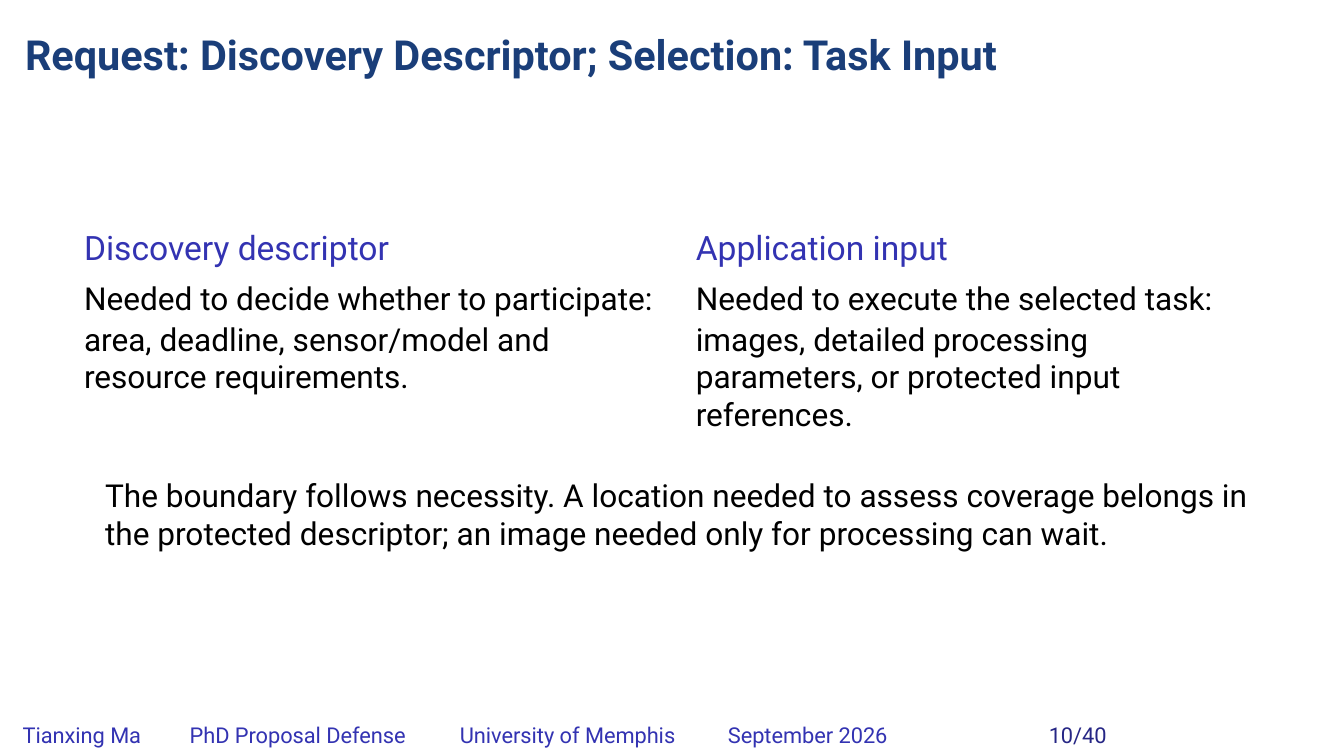
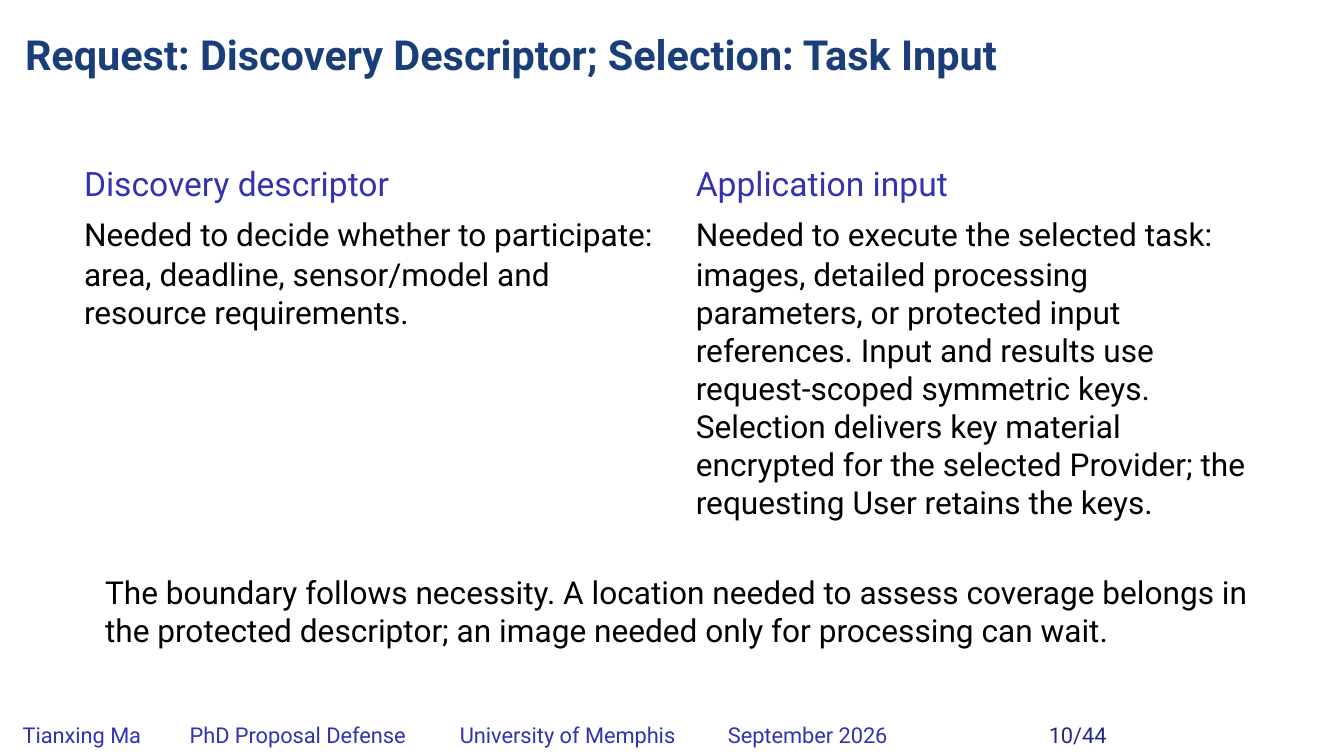
Before and after one commit to matianxing1992/NDN_Service_Framework, a slide deck: slide 10 of docs/PAPER/proposal-defense/slides/NDNSF_proposal_hybrid_editable.pptx. Drawn at 1344x756 pixels with LibreOffice and Linux fonts; fonts in the diff are those of the drawing; background and template pictures are left out. Boxes give left, top, right and bottom in pixels: in the first picture for what was removed or moved away, otherwise in the second. Text is boxed around its words. In the diff, an @@ line names an element or a change of style, - is before the commit and + after.

Commit message:
docs: align proposal authorization rationale with follow-up email

```diff
--- a/docs/PAPER/proposal-defense/slides/NDNSF_proposal_hybrid_editable.pptx
+++ b/docs/PAPER/proposal-defense/slides/NDNSF_proposal_hybrid_editable.pptx
@@ 5 texts: place and size @@
-5 texts at bbox=[84, 234, 1212, 395]
+5 texts at bbox=[84, 170, 1212, 331]
@@ text at bbox=[696, 262, 1245, 521]: text changed @@
-images, detailed processing parameters, or protected input references.
+images, detailed processing parameters, or protected input references. Input and results use request-scoped symmetric keys. Selection delivers key material encrypted for the selected Provider; the requesting User retains the keys.
@@ text "The boundary follows necessity. A ...": place and size @@
-text "The boundary follows necessity. A ..." at bbox=[105, 483, 1247, 552]
+text "The boundary follows necessity. A ..." at bbox=[105, 580, 1247, 649]
@@ text at bbox=[1049, 727, 1107, 745]: text changed @@
-10/40
+10/44
```
Also in this commit, not shown: 36 other slides changed, 6 slides added, 2 slides removed, 24 other files.
